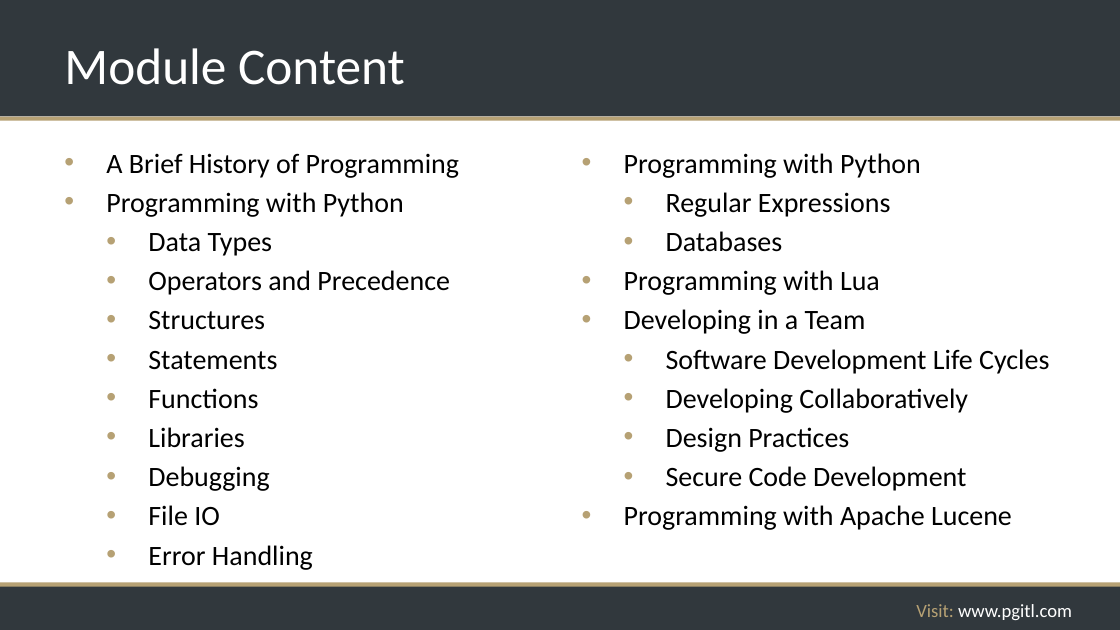
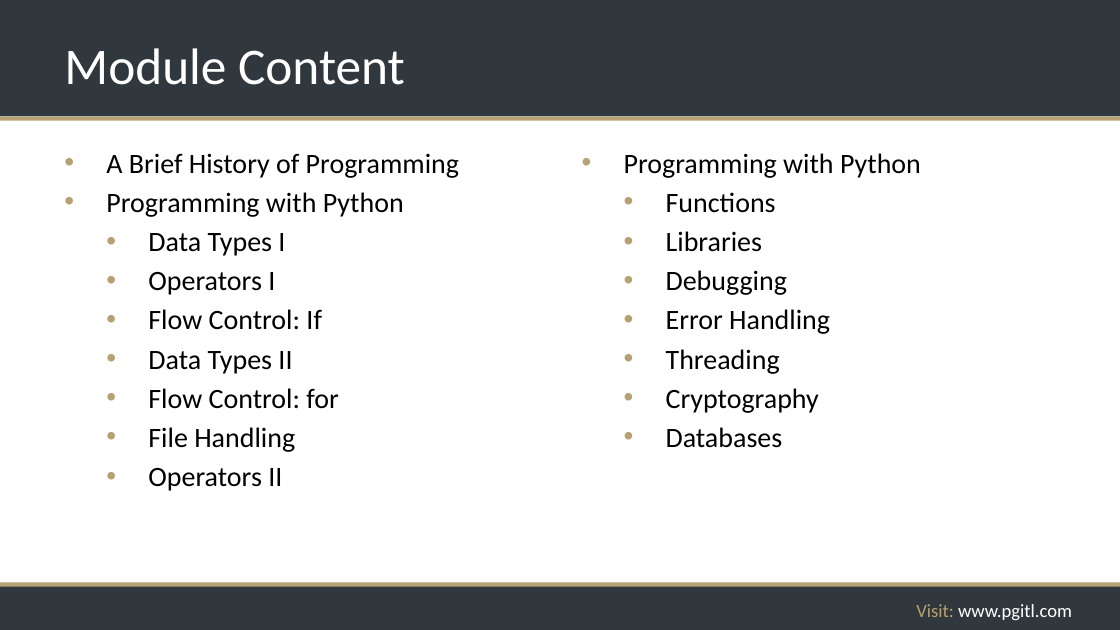
Before and after one commit to rikkouri/project-a, a slide deck: slide 4 of Programming Foundations.pptx. Drawn at 1120x630 pixels with LibreOffice and Linux fonts; fonts in the diff are those of the drawing; background and template pictures are left out. Boxes give left, top, right and bottom in pixels: in the first picture for what was removed or moved away, otherwise in the second. Text is boxed around its words. In the diff, an @@ line names an element or a change of style, - is before the commit and + after.

Commit message:
Forgot to update module contents page.

```diff
--- a/Programming Foundations.pptx
+++ b/Programming Foundations.pptx
@@ text at [666,192,830,413]: text changed @@
-  • Regular Expressions
+  • Functions
+  • Libraries
+  • Debugging
+  • Error Handling
+  • Threading
+  • Cryptography
@@ text at [148,233,338,491]: text changed @@
-  • Data Types
-  • Operators and Precedence
-  • Structures
-  • Statements
-  • Functions
-  • Libraries
-  • Debugging
-  • File IO
-  • Error Handling
+  • Data Types I
+  • Operators I
+  • Flow Control: If
+  • Data Types II
+  • Flow Control: for
+  • File Handling
+  • Operators II
@@ text at [624,270,1049,530]: paragraphs removed @@
-• Programming with Lua
-• Developing in a Team
-  • Software Development Life Cycles
-  • Developing Collaboratively
-  • Design Practices
-  • Secure Code Development
-• Programming with Apache Lucene
```
Also in this commit, not shown: 1 slide added.
